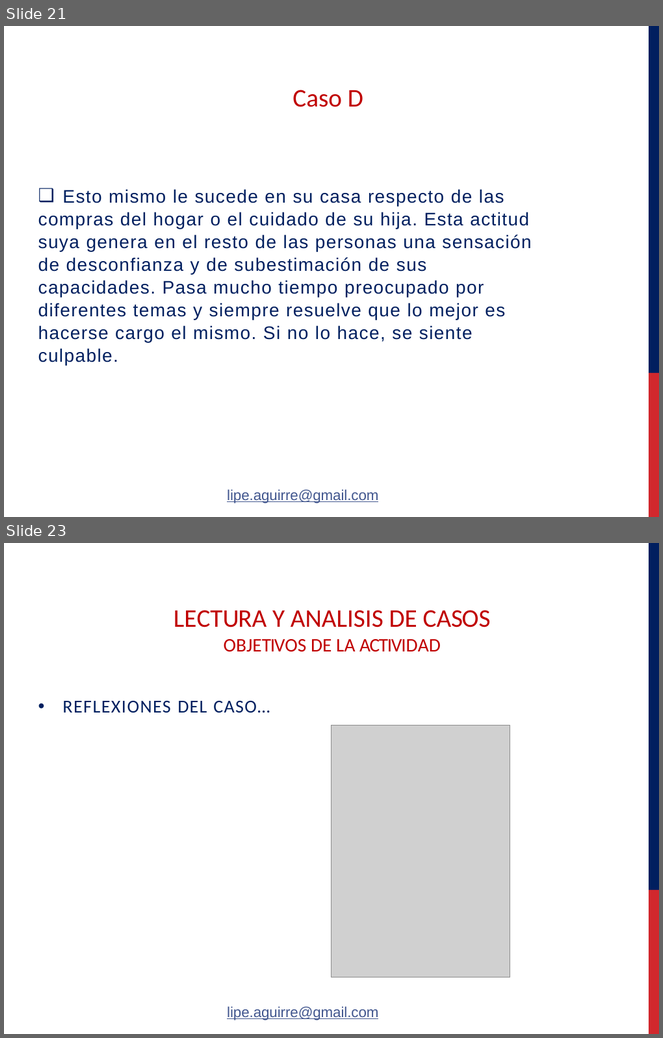
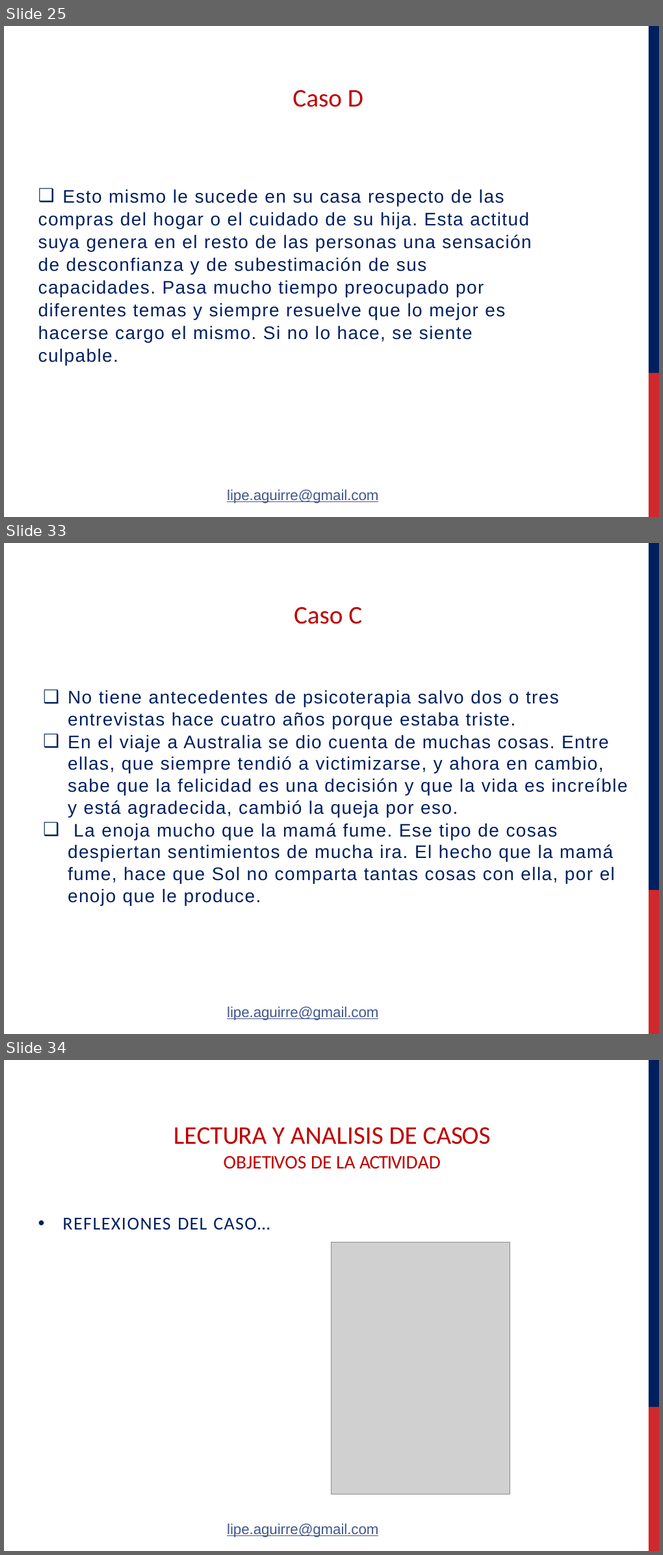
Before and after one commit to felipeaguirre66/FavaloroPerso, a slide deck: Clase 1/Powers/Aguirre - Psicologia de la Personalidad clase Practico 1° 16PF - Lectura de casos - Lic Sanchez Sanda.pptx. Shown one above the other, each under a label of ours: slides 21 and 23 before the commit, slides 25, 33 and 34 after it; the slides between them are not shown. The pictures are 663x1038 and 663x1555 pixels, drawn with LibreOffice and Linux fonts; fonts in the diff are those of the drawing; grey boxes stand for pictures; background and template pictures are left out. Boxes give left, top, right and bottom in pixels: in the first picture for what was removed or moved away, otherwise in the second. Text is boxed around its words. In the diff, an @@ line names an element or a change of style, - is before the commit and + after.

```diff
--- a/Clase 1/Powers/Aguirre - Psicologia de la Personalidad clase Practico 1° 16PF - Lectura de casos - Lic Sanchez Sanda.pptx
+++ b/Clase 1/Powers/Aguirre - Psicologia de la Personalidad clase Practico 1° 16PF - Lectura de casos - Lic Sanchez Sanda.pptx
@@ slide 33 added at box(4, 543, 659, 1034), background #FFFFFF; not listed: 2 template elements that a slide beside it also shows @@
@@ title added at box(294, 607, 362, 624), 28 pt, text #C00000 @@
+Caso C
@@ text added at box(68, 690, 628, 906), 20 pt, text #001F5F @@
+❑ No tiene antecedentes de psicoterapia salvo dos o tres entrevistas hace cuatro años porque estaba triste.
+❑ En el viaje a Australia se dio cuenta de muchas cosas. Entre ellas, que siempre tendió a victimizarse, y ahora en cambio, sabe que la felicidad es una decisión y que la vida es increíble y está agradecida, cambió la queja por eso.
+❑ La enoja mucho que la mamá fume. Ese tipo de cosas despiertan sentimientos de mucha ira. El hecho que la mamá fume, hace que Sol no comparta tantas cosas con ella, por el enojo que le produce.
@@ text added at box(227, 1006, 378, 1021), 16 pt, text #41568E, underline @@
+lipe.aguirre@gmail.com
@@ what was slide 21 is now slide 25 @@
@@ what was slide 23 is now slide 34 @@
```
Also in this commit, not shown: 10 other slides added, 1 slide removed, 1 other file.
